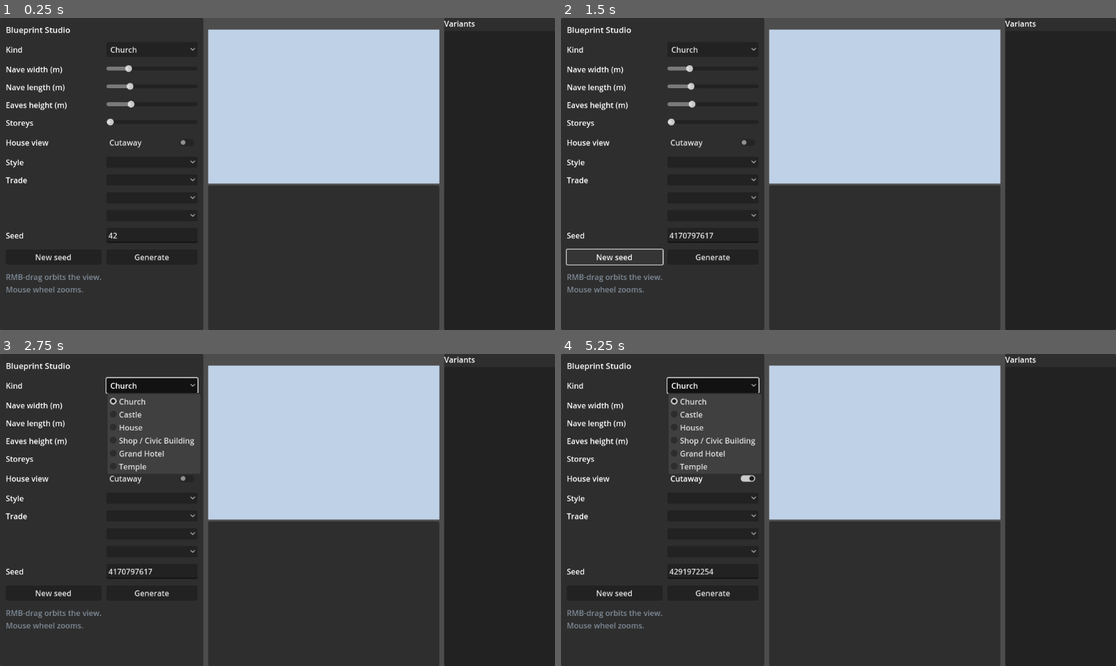
Above: before the commit, frames 1-4 (two rows, left to right).
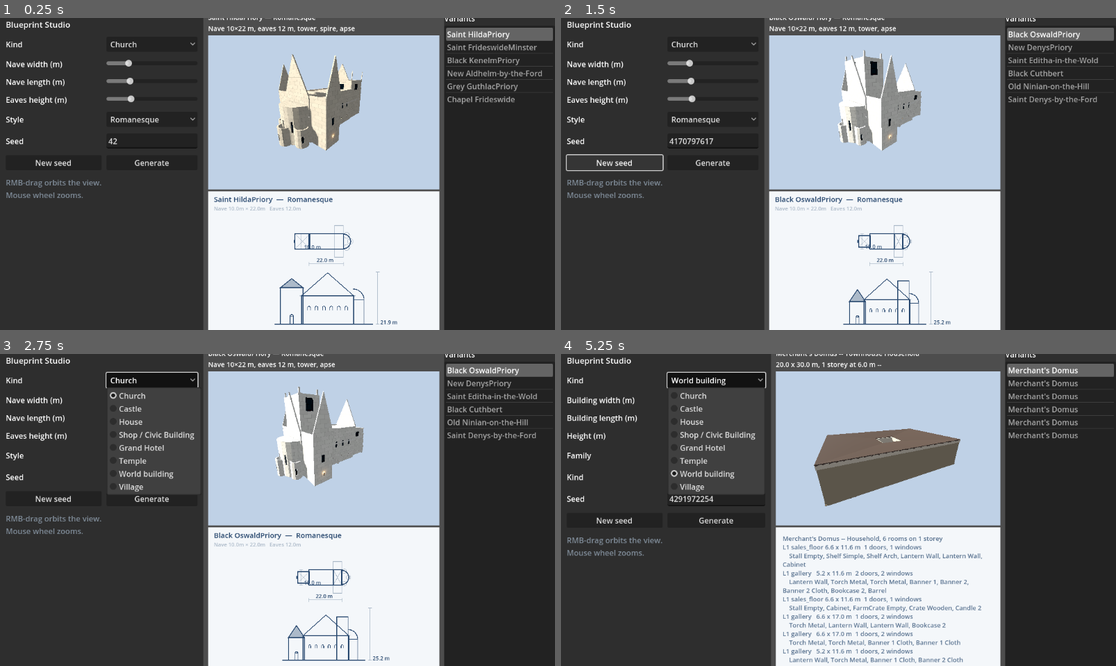
Above: after the commit, the same moments.

Repository: drAshcroft/BrickWild
Game: Godot game, scene res://scenes/studio.tscn
The game is run twice, just before and just after one commit, with the same random seed, the same clock (stepped at 60 frames per second) and the same inputs.
Inputs (mouse positions are in pixels of both pictures, inside the frame that each line leads up to):
- Up to frame 1 (0.25 s): no input
- Up to frame 2 (1.5 s): click "New seed" at 0.5 s; click "New seed" at 1.25 s
- Up to frame 3 (2.75 s): click "Church" at 2 s
- Up to frame 4 (5.25 s): click (710, 478) at 2.75 s, where only the run before the commit has a clickable "Cutaway"; click "New seed" at 3.5 s; click "New seed" at 4.25 s; click "Church" (after the commit: "World building") at 5 s

The runs differ from the first frame. In frame 1, 28% of the frame differs, in the area x 1-100%, y 0-100%; in frame 2, 29%; in frame 3, 30%; in frame 4, 32%.
Error before the commit: Parse Error: Could not resolve class "ViharaGenerator", because of a parser error. (res://src/world/world_families.gd:183)

Commit message:
WLD-018 Fix vihara registration

Diff:
--- a/qa/vihara_check.gd
+++ b/qa/vihara_check.gd
@@ -139,7 +139,7 @@
 	var visited := {start: true}
 	var graph := plan.door_graph()
 	while not queue.is_empty():
-		var current := queue.pop_front()
+		var current: int = queue.pop_front()
 		for raw_next in graph.get(current, []):
 			var next := int(raw_next)
 			if not rooms.values().has(next) or visited.has(next):
--- a/src/world/vihara_generator.gd
+++ b/src/world/vihara_generator.gd
@@ -161,9 +161,9 @@
 			_add_cell(plan, veranda, Rect2(Vector2(right_x, court.end.y + VERANDAH),
 				Vector2.ONE * CELL_SIDE), Vector2(0, -1), "cell_rear")
 		else:
-			front_y := court.position.y - VERANDAH - CELL_SIDE
-			left_end := center_x - PASSAGE_WIDTH * 0.5
-			right_start := center_x + PASSAGE_WIDTH * 0.5
+			var front_y: float = court.position.y - VERANDAH - CELL_SIDE
+			var left_end: float = center_x - PASSAGE_WIDTH * 0.5
+			var right_start: float = center_x + PASSAGE_WIDTH * 0.5
 			if left_x + CELL_SIDE <= left_end + 0.001:
 				_add_cell(plan, veranda, Rect2(Vector2(left_x, front_y),
 					Vector2.ONE * CELL_SIDE), Vector2(0, 1), "cell_front")
Not shown, added: qa/vihara_check.gd.uid
Not shown, added: src/world/vihara_generator.gd.uid
Not shown, added: tests/suites/vihara_suite.gd.uid
